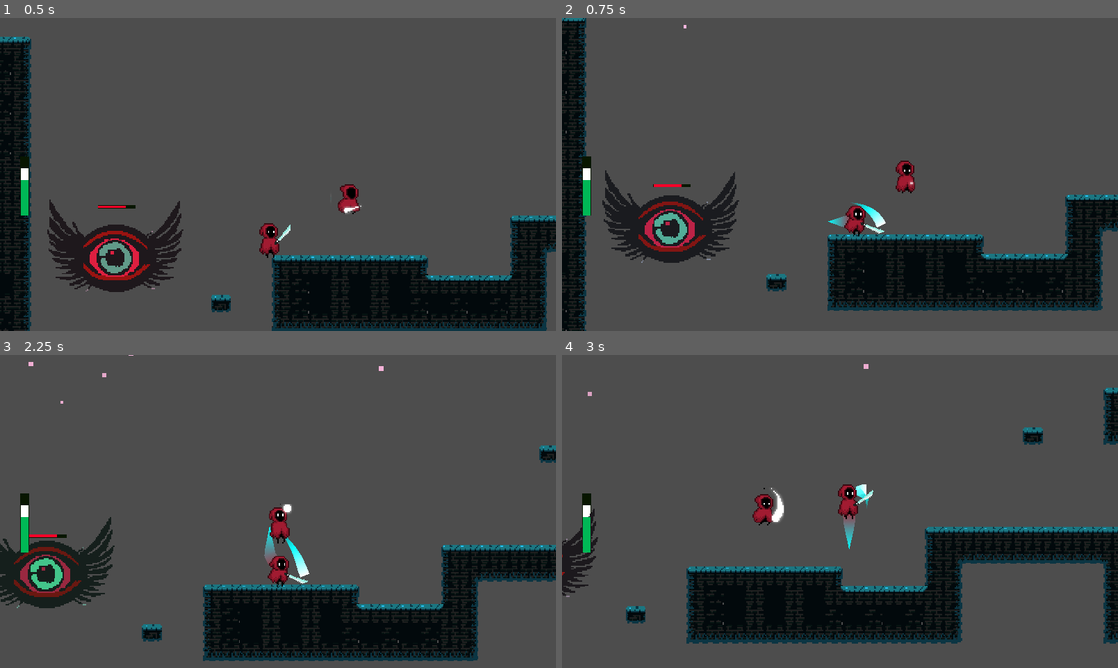
Above: before the commit, frames 1-4 (two rows, left to right).
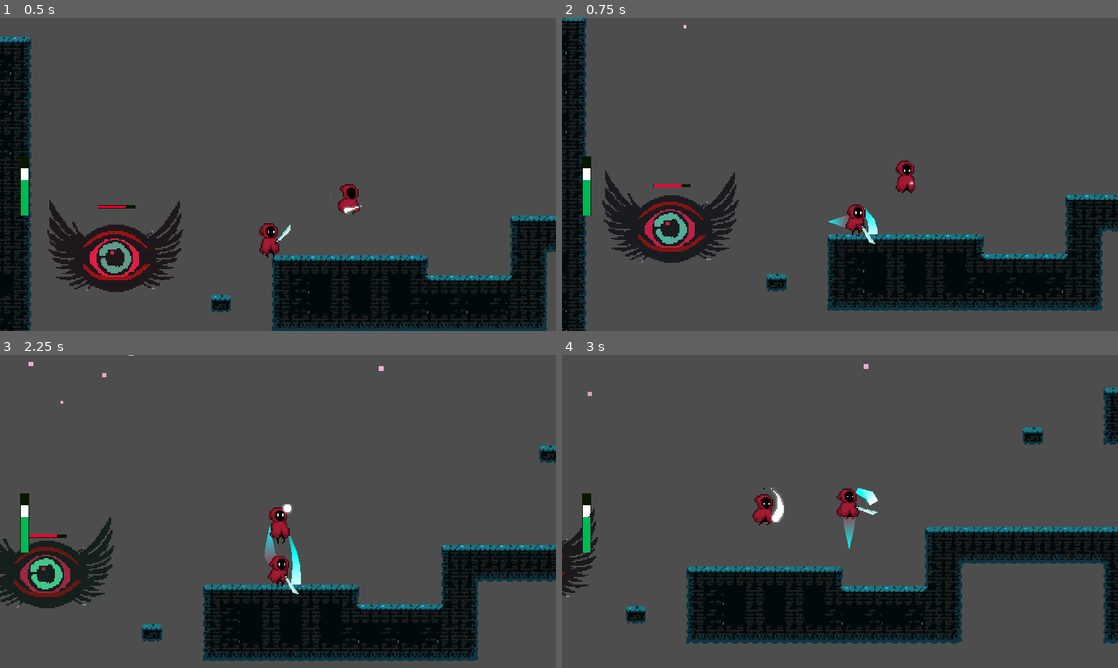
Above: after the commit, the same moments.

Repository: Driannn/AcerolaJam0
Game: Godot game, scene res://Scenes/Main scene/main_scene.tscn
The game is run twice, just before and just after one commit, with the same random seed, the same clock (stepped at 60 frames per second) and the same inputs.
Inputs (mouse positions are in pixels of both pictures, inside the frame that each line leads up to):
- Up to frame 1 (0.5 s): no input
- Up to frame 2 (0.75 s): tap Enter (ui_accept) at 0.5 s; move the mouse to (962, 158) at 0.52 s; hold D (move_right) from 0.53 s (still down); tap X (attack) at 0.6 s; click (962, 158) at 0.67 s
- Up to frame 3 (2.25 s): tap Space (jump) at 0.77, 1.52 s; move the mouse to (166, 527) at 1.27 s; release D (move_right) at 1.28 s; hold S 1.28-2.03 s; tap F at 1.35 s; move the mouse to (333, 442) at 2.02 s; hold D (move_right) from 2.03 s (still down); tap X (attack) at 2.1 s
- Up to frame 4 (3 s): move the mouse to (812, 574) at 2.77 s; release D (move_right) at 2.78 s; hold W from 2.78 s (still down); tap F at 2.85 s; click (812, 574) at 2.92 s

Frame 1 is identical in both runs. In frame 2, 0.4% of the frame differs, in the area x 50-59%, y 58-73%; in frame 3, 0.3%; in frame 4, 0.4%, in the area x 49-57%, y 41-53%.

Commit message:
still buggy

Diff:
--- a/Scenes/Entities/eye_enemy.gd
+++ b/Scenes/Entities/eye_enemy.gd
@@ -11,6 +11,7 @@
 
 func take_damage(amount: int) -> void:
 	ap.play("take_damage")
+	print("Enermy take damage")
 	ap.queue("idle")
 	set_health(amount)
 
--- a/Scenes/Items/weapon_sword.tscn
+++ b/Scenes/Items/weapon_sword.tscn
@@ -14,8 +14,8 @@
 colors = PackedColorArray(1, 1, 1, 1, 0, 1, 1, 1, 0, 1, 1, 0)
 
 [sub_resource type="CapsuleShape2D" id="CapsuleShape2D_ydxh1"]
-radius = 3.47112
-height = 28.4177
+radius = 2.06104
+height = 10.6071
 
 [sub_resource type="Animation" id="Animation_4qfoc"]
 length = 0.001
@@ -87,7 +87,7 @@
 
 [sub_resource type="Animation" id="Animation_qf01p"]
 resource_name = "slash"
-length = 0.2
+length = 0.15
 tracks/0/type = "value"
 tracks/0/imported = false
 tracks/0/enabled = true
@@ -95,10 +95,10 @@
 tracks/0/interp = 1
 tracks/0/loop_wrap = true
 tracks/0/keys = {
-"times": PackedFloat32Array(0, 0.2),
-"transitions": PackedFloat32Array(1, 1.51572),
+"times": PackedFloat32Array(0, 0.15),
+"transitions": PackedFloat32Array(0.34151, 0.34151),
 "update": 0,
-"values": [-0.502655, 2.47837]
+"values": [-0.502655, 1.89194]
 }
 tracks/1/type = "value"
 tracks/1/imported = false
@@ -107,7 +107,7 @@
 tracks/1/interp = 1
 tracks/1/loop_wrap = true
 tracks/1/keys = {
-"times": PackedFloat32Array(0, 0.2),
+"times": PackedFloat32Array(0, 0.15),
 "transitions": PackedFloat32Array(1, 1),
 "update": 1,
 "values": [false, true]
@@ -159,7 +159,7 @@
 script = ExtResource("2_065w3")
 
 [node name="CollisionShape2D" type="CollisionShape2D" parent="Node2D/Sprite2D/MyHitBox"]
-position = Vector2(1, -1)
+position = Vector2(6.0531, -5.36475)
 rotation = 0.708861
 shape = SubResource("CapsuleShape2D_ydxh1")
 disabled = true
--- a/Scenes/Player/my_player.gd
+++ b/Scenes/Player/my_player.gd
@@ -123,4 +123,4 @@
 func take_damage(value):
 	ap.play("hurt")
 	health -= value
-	print("ayay me duele csm... health: ", health)
+	print("Player take damage. health: ", health)
